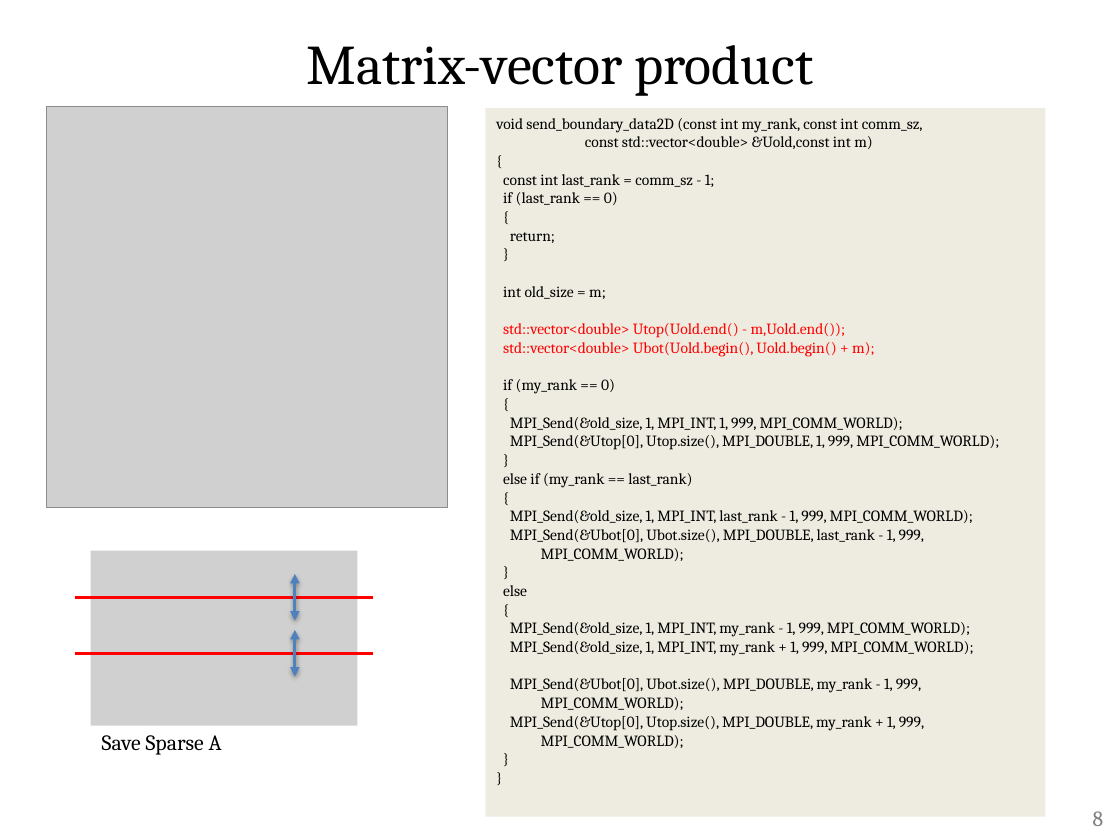
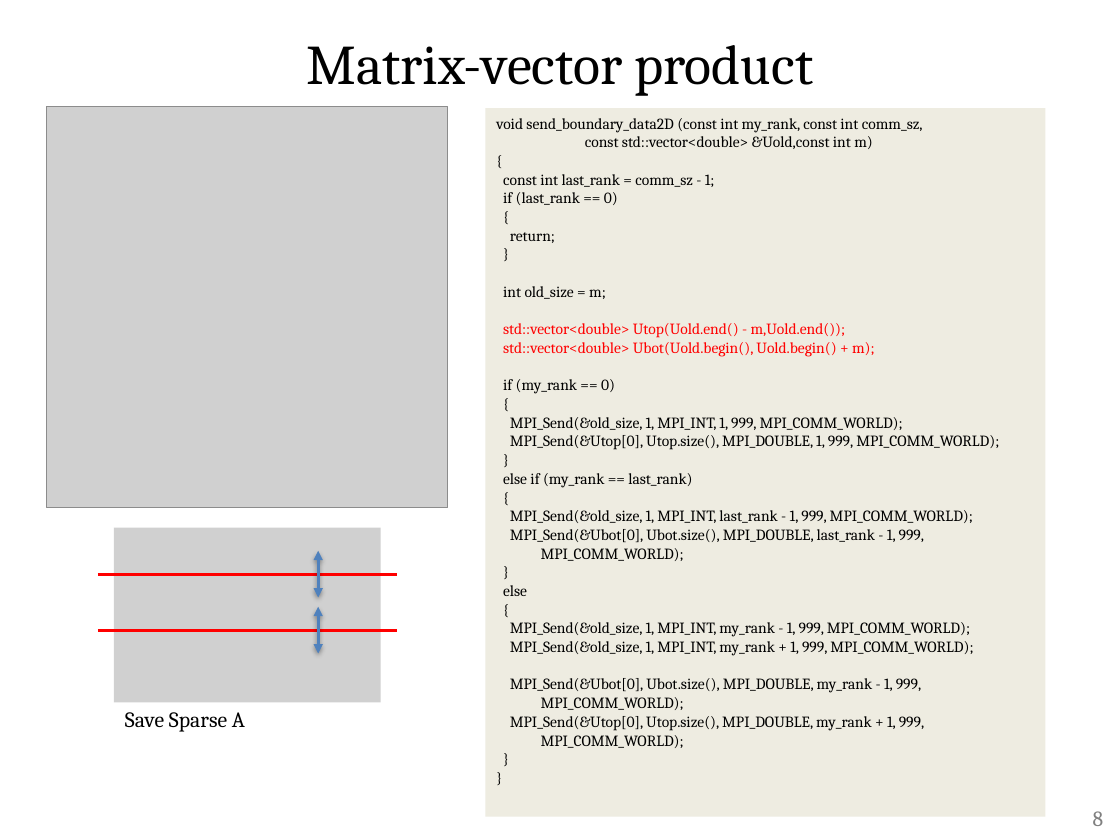
Before and after one commit to ChengHauYang/HPC, a slide deck: slide 8 of final_project/cheng_hau.pptx. Drawn at 1120x840 pixels with LibreOffice and Linux fonts; fonts in the diff are those of the drawing; grey boxes stand for pictures. Boxes give left, top, right and bottom in pixels: in the first picture for what was removed or moved away, otherwise in the second. Text is boxed around its words. In the diff, an @@ line names an element or a change of style, - is before the commit and + after.

Commit message:
update ppt

```diff
--- a/final_project/cheng_hau.pptx
+++ b/final_project/cheng_hau.pptx
@@ picture: place and size @@
-picture at (91, 551, 357, 726)
+picture at (114, 528, 381, 702)
@@ 2 lines, 2 double arrows: place and size @@
-2 lines, 2 double arrows at (75, 573, 373, 676)
+2 lines, 2 double arrows at (99, 551, 396, 653)
@@ text "Save Sparse A": place and size @@
-text "Save Sparse A" at (102, 735, 222, 755)
+text "Save Sparse A" at (125, 712, 245, 732)
```
